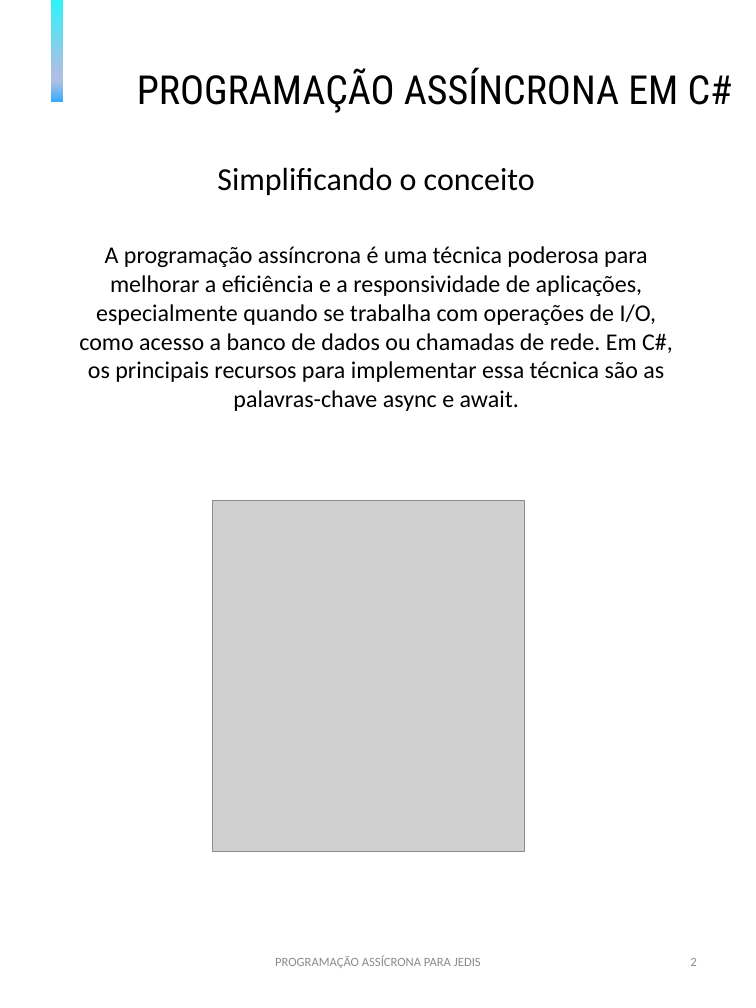
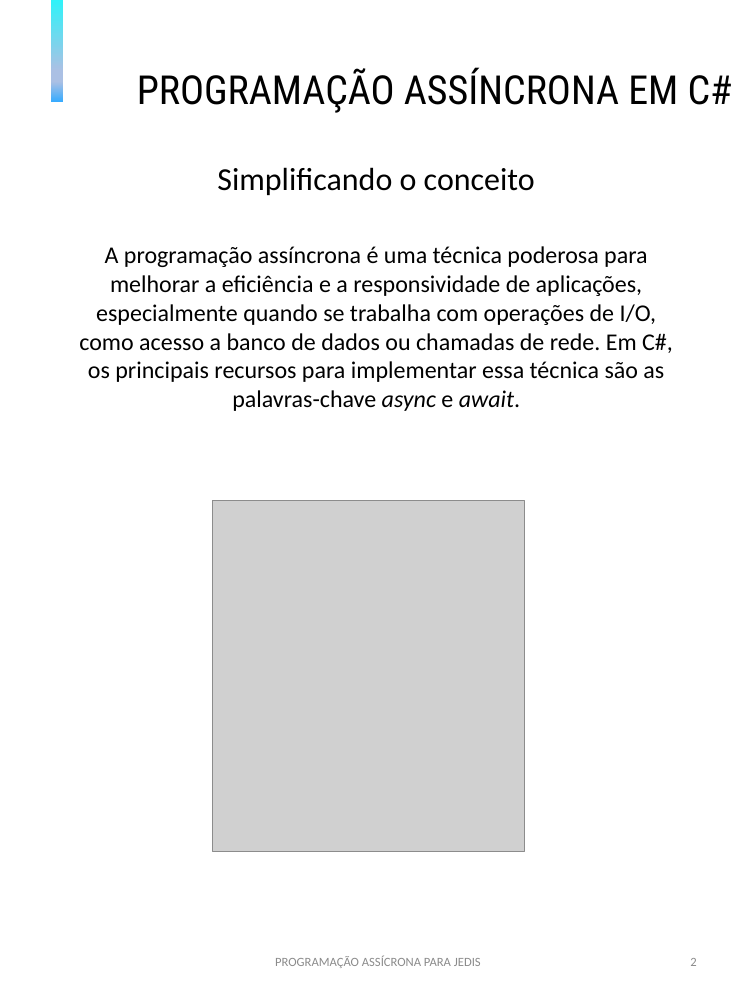
Before and after one commit to BrunoHCS/prompts-create-a-ebook, a slide deck: slide 2 of output/ebook - template.odp. Drawn at 756x1008 pixels with LibreOffice and Linux fonts; fonts in the diff are those of the drawing; grey boxes stand for pictures. Boxes give left, top, right and bottom in pixels: in the first picture for what was removed or moved away, otherwise in the second. Text is boxed around its words. In the diff, an @@ line names an element or a change of style, - is before the commit and + after.

```diff
--- a/output/ebook - template.odp
+++ b/output/ebook - template.odp
@@ text "A programação assíncrona é uma ..." at (79, 246, 673, 411): italic on in "async await." @@
```
Also in this commit, not shown: 4 other slides changed, 9 slides added, 18 slides removed, 2 other files.
